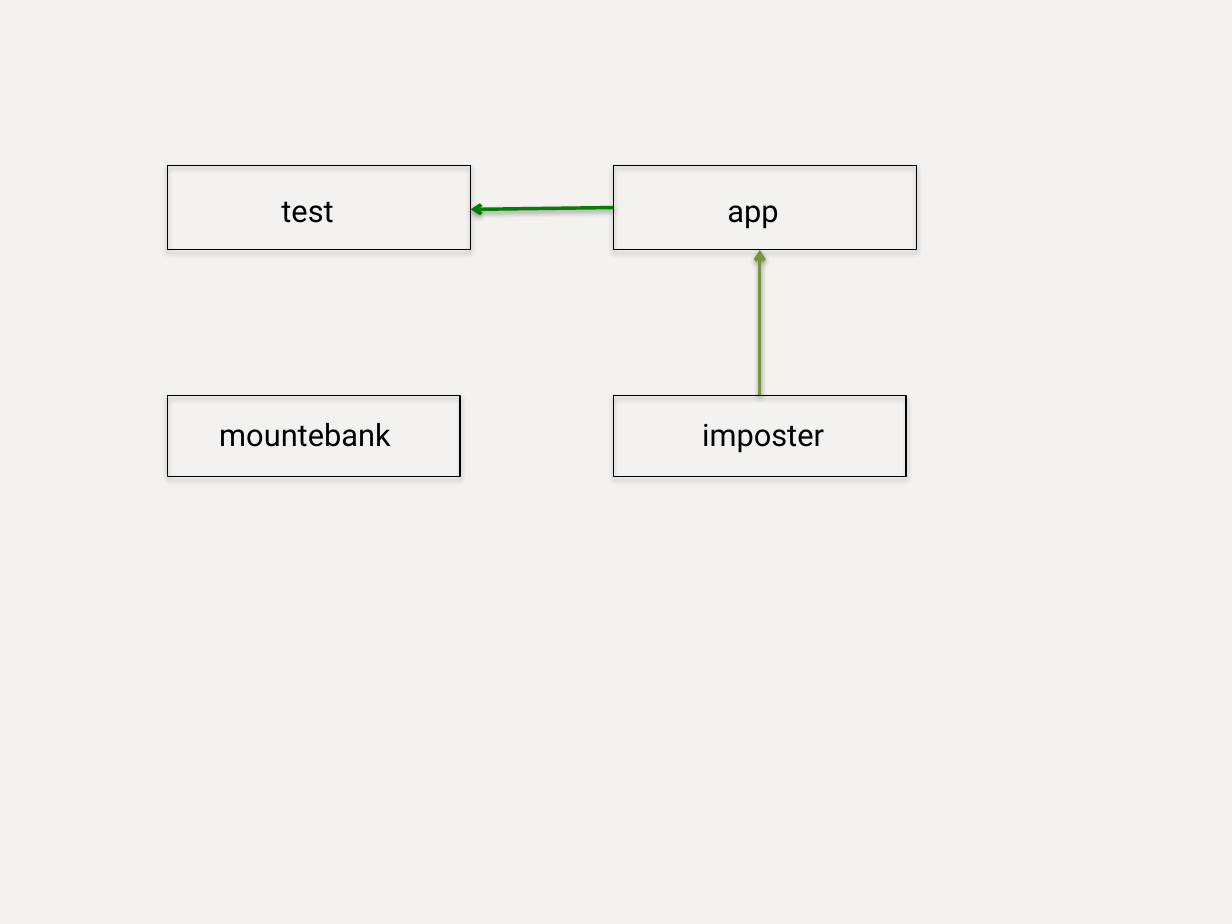
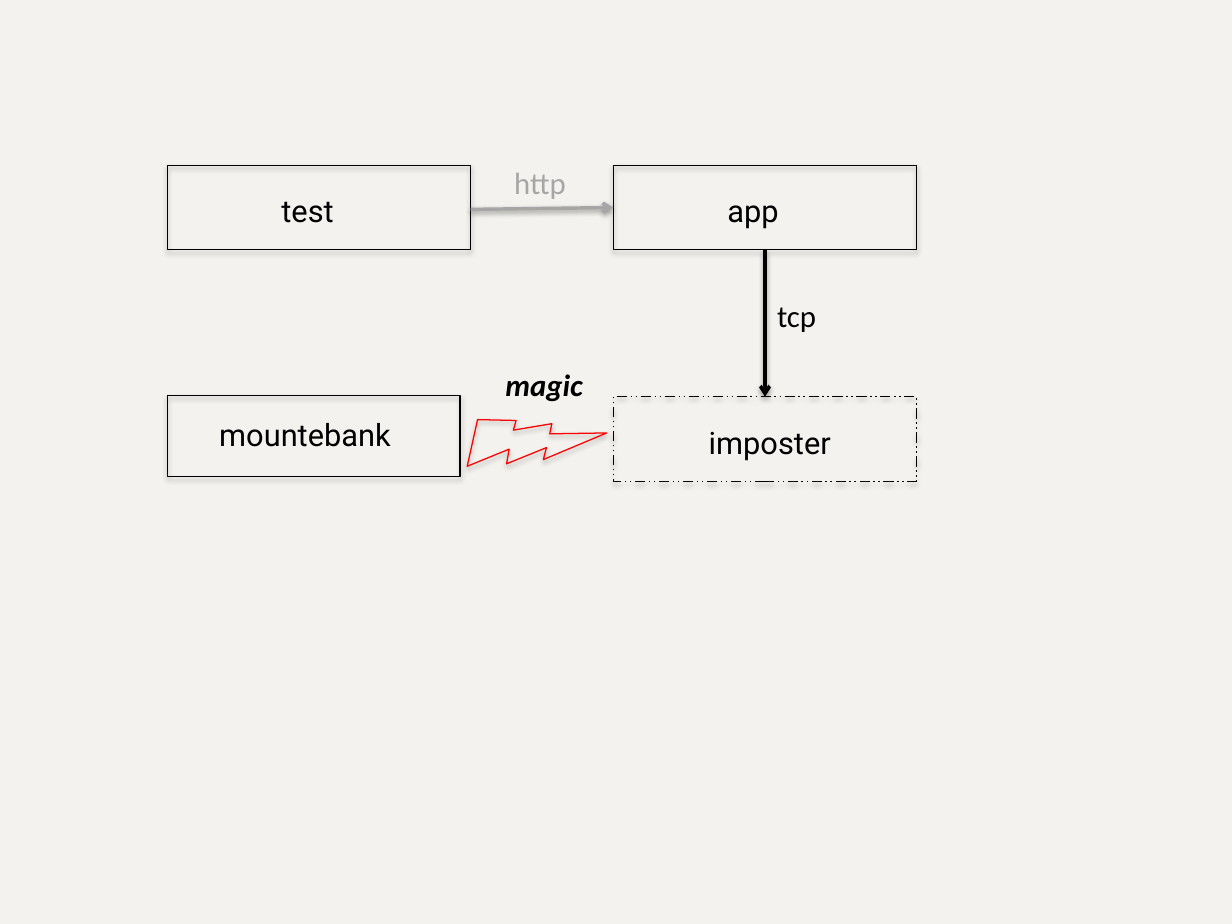
Before and after one commit to bbyars/mountebank, a slide deck: slide 6 of src/public/images/sources/sources.pptx (slide 8 before the commit). Drawn at 1232x924 pixels with LibreOffice and Linux fonts; fonts in the diff are those of the drawing. Boxes give left, top, right and bottom in pixels: in the first picture for what was removed or moved away, otherwise in the second. Text is boxed around its words. In the diff, an @@ line names an element or a change of style, - is before the commit and + after.

```diff
--- a/src/public/images/sources/sources.pptx
+++ b/src/public/images/sources/sources.pptx
@@ text added at (514,173,566,199), 18 pt, text #A6A6A6 @@
+http
@@ arrow (471, 209) - (614, 207): stroke #008000 2 pt to #A6A6A6 2 pt; arrowheads changed @@
@@ arrow moved from (760, 250) - (760, 395) to (765, 250) - (765, 397) @@
@@ arrow (765, 250) - (765, 397): stroke #77933C 2 pt to #000000 2 pt; arrowheads changed @@
@@ text added at (777,307,816,332), 18 pt, text #000000 @@
+tcp
@@ lightning bolt added at (451,366,606,521), outline #FF0000 0.75 pt @@
@@ text added at (505,374,582,401), 18 pt, text #000000, bold, italic @@
+magic
@@ rectangle: place and size @@
-rectangle at (614,395,907,477)
+rectangle at (614,397,917,482)
@@ rectangle at (614,397,917,482): outline #000000 0.75 pt to #000000 0.75 pt dashed @@
@@ text "imposter": place and size @@
-text "imposter" at (702,424,824,453)
+text "imposter" at (709,432,831,461)
```
Also in this commit, not shown: 9 other slides changed, 2 slides added.
